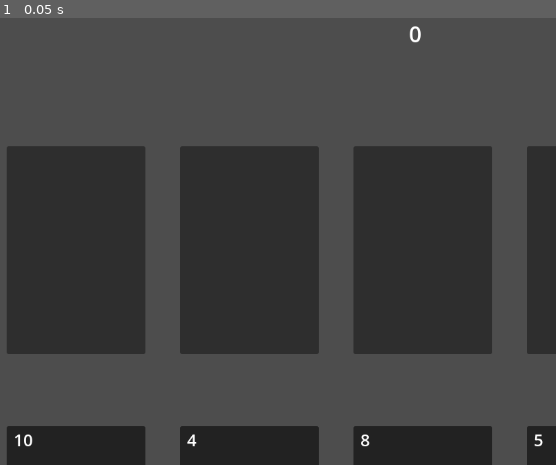
Above: before the commit, frame 1.
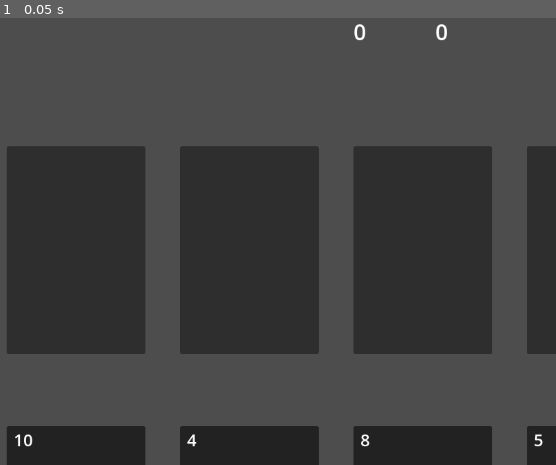
Above: after the commit, the same moment.

Repository: mikerobideau/comboranker
Game: Godot game, scene res://object/round/round.tscn
Same seed, same stepped clock (60 frames per second), same inputs: the game is played once before the commit and once after it. The project has no main scene, so this scene is started directly.
Inputs:
- Up to frame 1 (0.05 s): no input

The runs differ from the first frame. In frame 1, 0.1% of the frame differs, in the area x 63-81%, y 1-6%.

Commit message:
combo and score

Diff:
--- a/comboranker/object/round/round.gd
+++ b/comboranker/object/round/round.gd
@@ -19,8 +19,6 @@
 var selected_card: Card
 
 func _ready() -> void:
-	if score:
-		score.update_label()
 	piles = [pile1, pile2, pile3, pile4]
 	top_piles = [top_pile1, top_pile2, top_pile3, top_pile4]
 	for pile in top_piles:
@@ -41,5 +39,6 @@
 func on_pile_clicked(pile: Pile) -> void:
 	if selected_card:
 		pile.add(selected_card)
+		score.add_combo(1)
 		score.add(selected_card.rank)
 		selected_card = null
--- a/comboranker/object/score/score.gd
+++ b/comboranker/object/score/score.gd
@@ -1,17 +1,23 @@
 extends Control
 class_name Score
 
-@onready var label = $Text
+@onready var combo_label = $HBox/Combo
+@onready var score_label = $HBox/Score
 
 var score := 0
+var combo := 0
 
 func _ready() -> void:
-	if label:
-		update_label()
+	update_labels()
 
-func add(new_score: int) -> void:
-	score += new_score
-	update_label()
+func add_combo(value: int) -> void:
+	combo += value
+	update_labels()
 
-func update_label() -> void:
-	label.text = str(score)
+func add(value: int) -> void:
+	score += (combo * value)
+	update_labels()
+
+func update_labels() -> void:
+	combo_label.text = str(combo)
+	score_label.text = str(score)
--- a/comboranker/object/score/score.tscn
+++ b/comboranker/object/score/score.tscn
@@ -8,18 +8,21 @@
 anchors_preset = 0
 script = ExtResource("1_np0it")
 
-[node name="Text" type="Label" parent="."]
+[node name="HBox" type="HBoxContainer" parent="."]
 layout_mode = 1
-anchors_preset = 8
-anchor_left = 0.5
-anchor_top = 0.5
-anchor_right = 0.5
-anchor_bottom = 0.5
-offset_left = -20.5
-offset_top = -11.5
-offset_right = 20.5
-offset_bottom = 11.5
+anchors_preset = 10
+anchor_right = 1.0
+offset_right = -59.0
+offset_bottom = 45.0
 grow_horizontal = 2
-grow_vertical = 2
+theme_override_constants/separation = 100
+
+[node name="Combo" type="Label" parent="HBox"]
+layout_mode = 2
 theme_override_font_sizes/font_size = 32
 text = "0"
+
+[node name="Score" type="Label" parent="HBox"]
+layout_mode = 2
+theme_override_font_sizes/font_size = 32
+text = "0"
